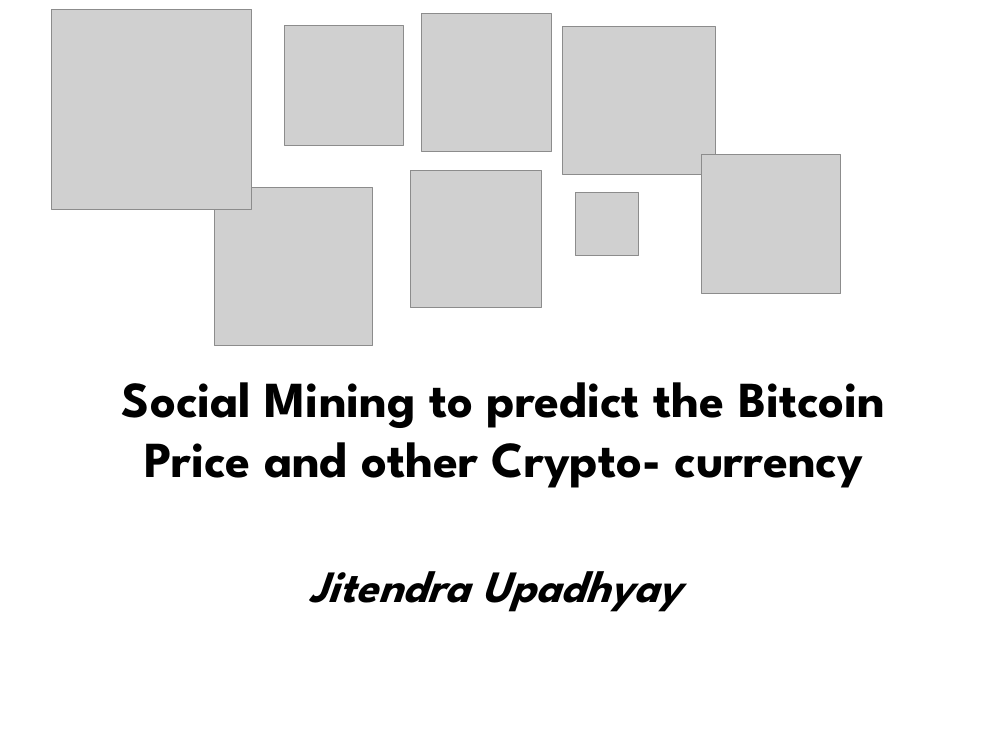
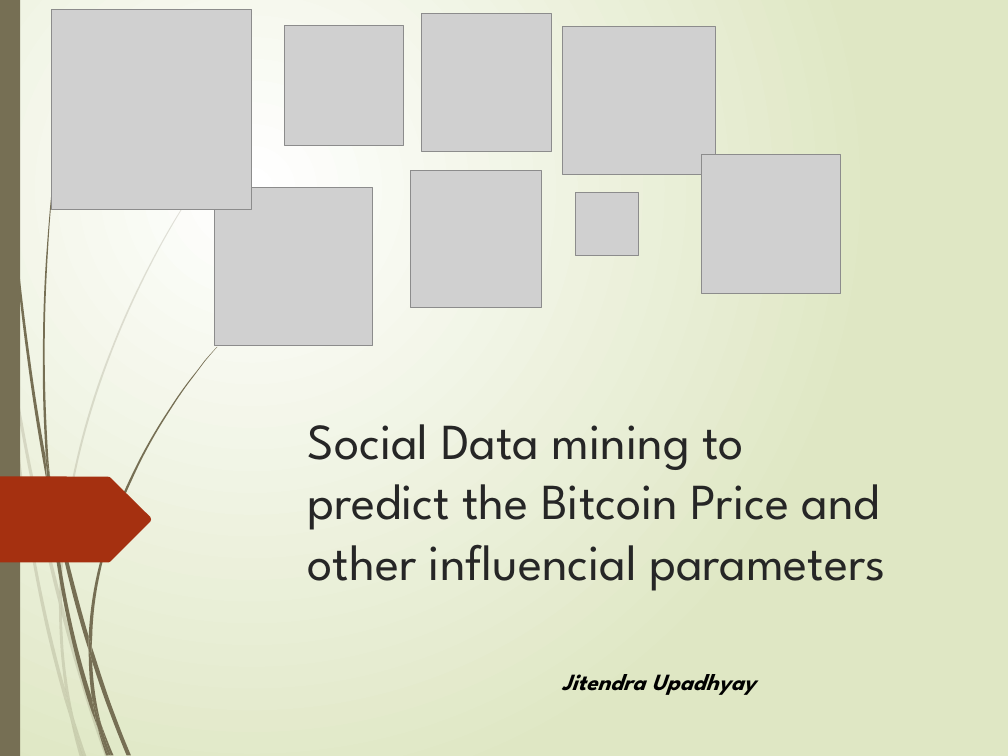
Before and after one commit to jupadhya1/Twitter-Sentimental-Analysis, a slide deck: slide 1 of BTC-Mining.pptx. Drawn at 1008x756 pixels with LibreOffice and Linux fonts; fonts in the diff are those of the drawing; grey boxes stand for pictures. Boxes give left, top, right and bottom in pixels: in the first picture for what was removed or moved away, otherwise in the second. Text is boxed around its words. In the diff, an @@ line names an element or a change of style, - is before the commit and + after.

```diff
--- a/BTC-Mining.pptx
+++ b/BTC-Mining.pptx
@@ background #FFFFFF to gradient #FFFFFF to #DFE8C4 @@
@@ rectangle added at box(0, 0, 20, 756), fill #766F54 @@
@@ title "Social Data mining to predict ..." at box(308, 424, 885, 591): vertical alignment middle to bottom @@
@@ title at box(308, 424, 885, 591): text changed; text colour #000000 to #262626; bold off @@
-Social Mining to predict the Bitcoin Price and other Crypto- currency
+Social Data mining to predict the Bitcoin Price and other influencial parameters
@@ freeform shape added at box(0, 477, 151, 562), fill #A53010 @@
@@ group added at box(0, 154, 219, 756): 10 freeform shapes @@
@@ subtitle "Jitendra Upadhyay": place and size @@
-subtitle "Jitendra Upadhyay" at box(310, 571, 682, 612)
+subtitle "Jitendra Upadhyay" at box(562, 674, 755, 695)
@@ subtitle "Jitendra Upadhyay" at box(562, 674, 755, 695): size 32 to 16.6 pt; alignment centre to left; more space between paragraphs @@
@@ group added at box(2, 0, 218, 756): 12 freeform shapes @@
```
Also in this commit, not shown: 33 other slides changed.
